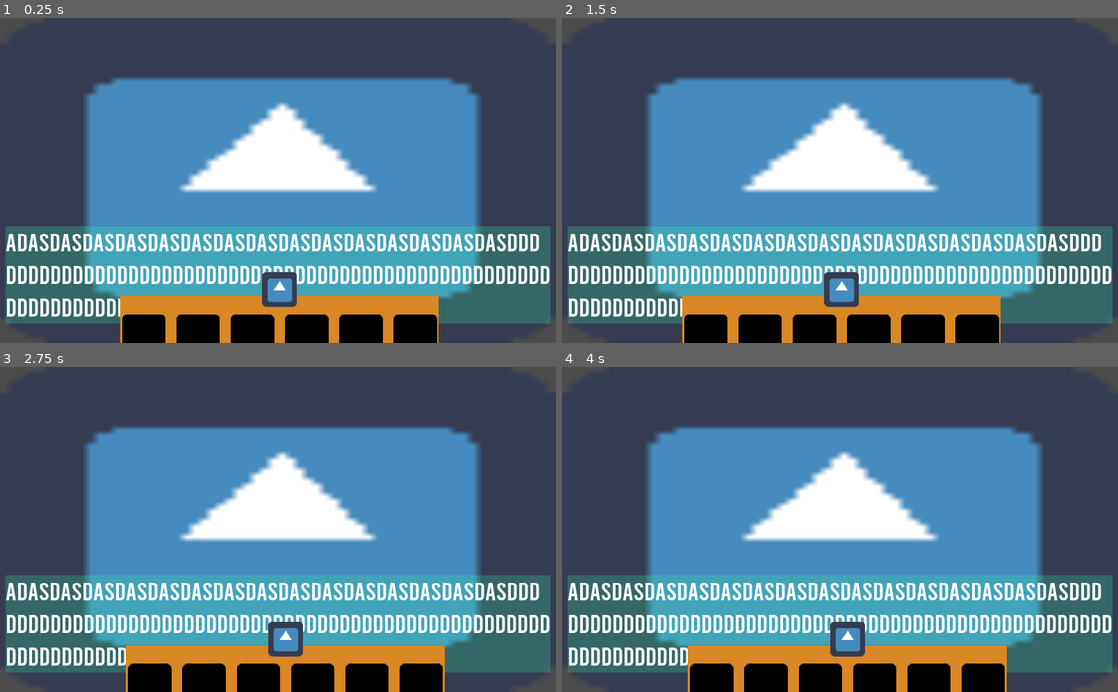
Above: before the commit, frames 1-4 (two rows, left to right).
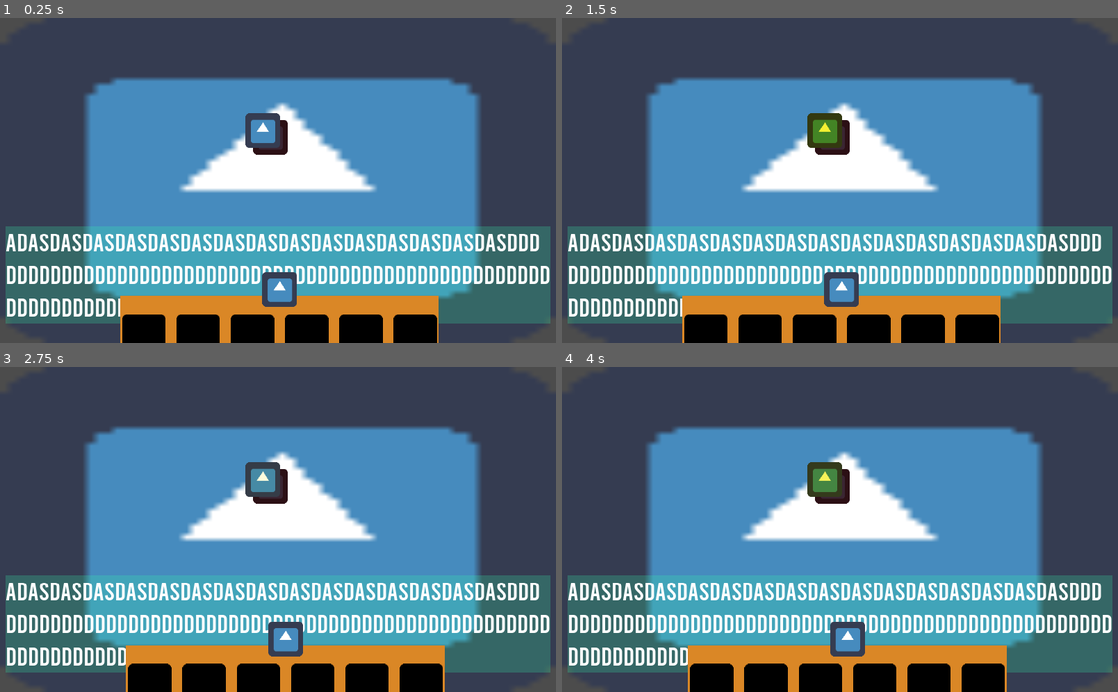
Above: after the commit, the same moments.

Repository: Hollowriter/EscapeProject
Game: Godot game, scene res://Escenas/Lugares/CalleYParque.tscn
The game is run twice, just before and just after one commit, with the same random seed, the same clock (stepped at 60 frames per second) and the same inputs. This scene is started directly instead of the project's main scene. The engine's default icon, where the game draws it, is replaced by a stand-in: a white triangle on a blue panel in a dark square.
Inputs (mouse positions are in pixels of both pictures, inside the frame that each line leads up to):
- Up to frame 1 (0.25 s): no input
- Up to frame 2 (1.5 s): click (834, 138) at 0.52 s; click (828, 135) at 1.27 s
- Up to frame 3 (2.75 s): click (278, 640) at 2 s
- Up to frame 4 (4 s): click (712, 685) at 2.75 s; click (767, 685) at 3.5 s

The runs differ from the first frame. In frame 1, 0.9% of the frame differs, in the area x 44-52%, y 29-43%; in frame 2, 0.9%; in frame 3, 0.9%; in frame 4, 0.9%.
Error before the commit: Invalid get index 'contenido' (on base: 'Viewport'). (res://Codigo/Inventario.gd:44)
Error after the commit: Invalid call. Nonexistent function 'drop_scene' in base 'Viewport'. (res://Codigo/BorrarNivel.gd:22)

Commit message:
policia agregado

Diff:
--- a/Escenas/Lugares/CalleYParque.tscn
+++ b/Escenas/Lugares/CalleYParque.tscn
@@ -1,8 +1,46 @@
-[gd_scene load_steps=2 format=2]
+[gd_scene load_steps=5 format=2]
 
 [ext_resource path="res://Escenas/Lugares/LugarBase.tscn" type="PackedScene" id=1]
+[ext_resource path="res://Escenas/Item.tscn" type="PackedScene" id=2]
+[ext_resource path="res://Escenas/BorrarNivel.tscn" type="PackedScene" id=3]
+[ext_resource path="res://Escenas/CambiarNivel.tscn" type="PackedScene" id=4]
 
 [node name="Lugar" instance=ExtResource( 1 )]
+textoAlEntrar = "Policia: ¡Alto! Me informan que un ladron acaba de robar articulos de una farmacia. Como los que vos llevas."
+
+[node name="CambiarNivel" parent="Interactuables" index="0" instance=ExtResource( 4 )]
+margin_left = 465.893
+margin_top = 188.115
+margin_right = -494.107
+margin_bottom = -347.885
+nivelCarga = 5
+
+[node name="Policia" parent="Interactuables" index="1" instance=ExtResource( 2 )]
+margin_left = 452.0
+margin_top = 176.0
+margin_right = 534.0
+margin_bottom = 257.0
+riesgo = true
+necesitaA = "Recibo"
+pista = "Policia: Proba que no robaste esos articulos. ¡No juegues con mi paciencia!"
+limiteRiesgo = 2
+
+[node name="Sonido" type="AudioStreamPlayer" parent="Interactuables/Policia" index="1"]
+
+[node name="SonidoPista" type="AudioStreamPlayer" parent="Interactuables/Policia" index="2"]
+
+[node name="CambiarLugar2" parent="CambiarNiveles" index="1"]
+margin_left = 464.304
+margin_top = -111.9
+margin_right = 528.304
+margin_bottom = -47.8994
+
+[node name="BorrarNivel" parent="CambiarNiveles" index="3" instance=ExtResource( 3 )]
+margin_left = 736.639
+margin_top = 86.1463
+margin_right = 800.639
+margin_bottom = 150.146
+nivelBorra = 3
 
 [node name="Inventario" parent="." index="4"]
 margin_left = -498.052
--- a/Escenas/Lugares/Farmacia.tscn
+++ b/Escenas/Lugares/Farmacia.tscn
@@ -76,7 +76,7 @@
 margin_top = 257.138
 margin_right = -907.404
 margin_bottom = -278.862
-nivelCarga = 5
+nivelCarga = 4
 
 [node name="MedicinaNervios" parent="Interactuables" index="7" instance=ExtResource( 3 )]
 margin_left = 596.979
--- a/Escenas/Lugares/Living2.tscn
+++ b/Escenas/Lugares/Living2.tscn
@@ -98,7 +98,7 @@
 margin_top = 122.434
 margin_right = 825.809
 margin_bottom = 186.434
-nivelBorra = 3
+nivelBorra = 4
 
 [node name="Inventario" parent="." index="4"]
 margin_left = -490.234
